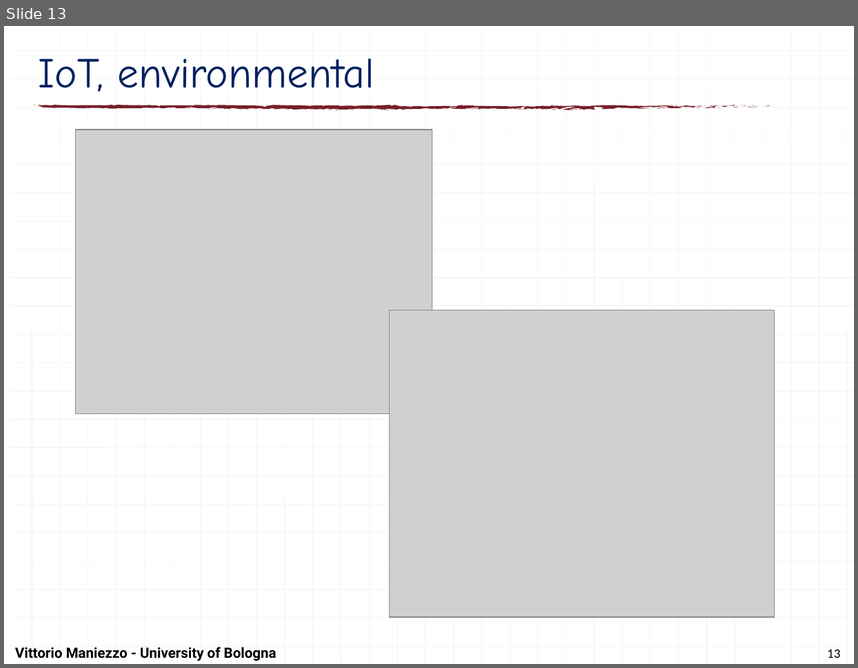
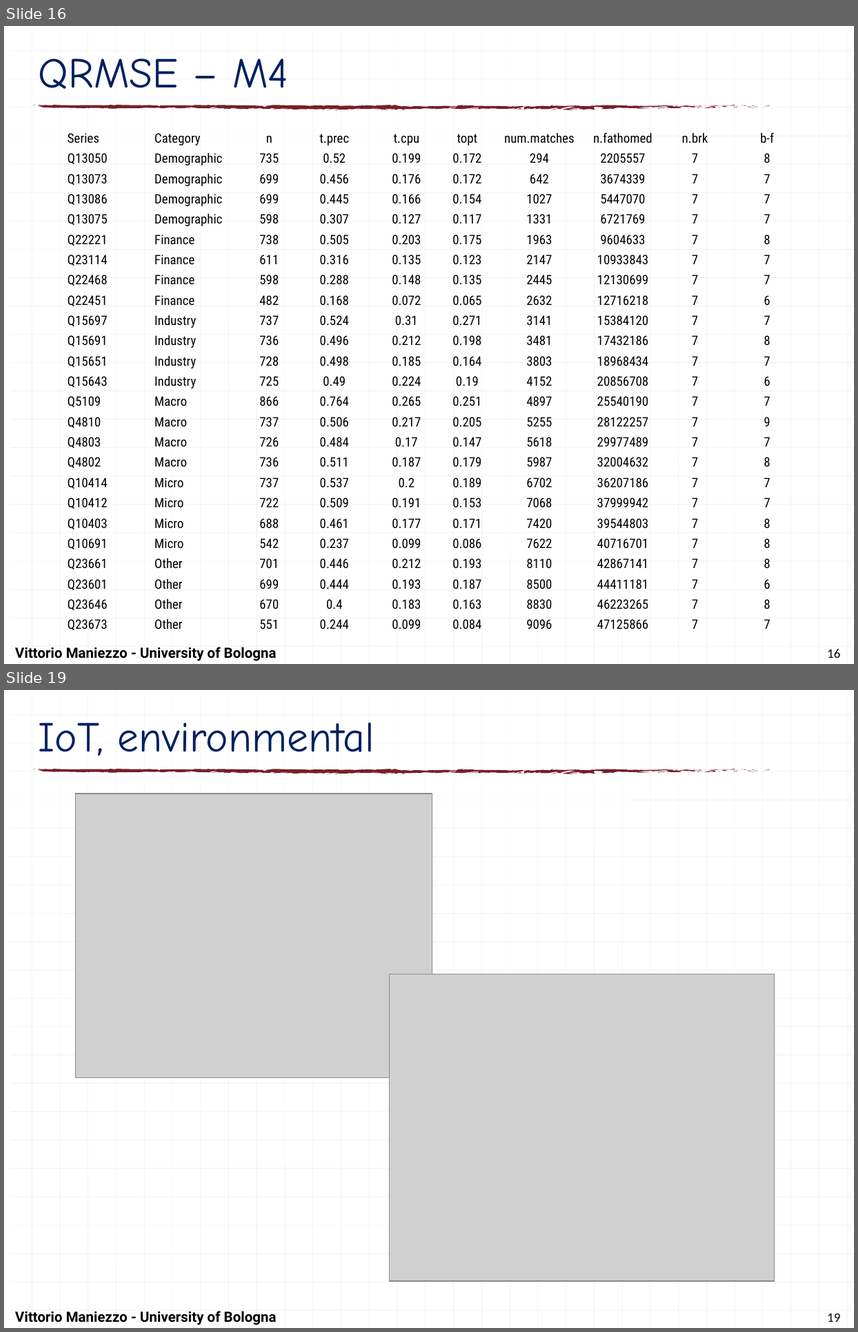
Before and after one commit to maniezzo/segmentation, a slide deck: doc/LION25_F&B/F&Bsegmentation.pptx. Shown one above the other, each under a label of ours: slide 13 before the commit, slides 16 and 19 after it; the slides between them are not shown. The pictures are 858x668 and 858x1332 pixels, drawn with LibreOffice and Linux fonts; fonts in the diff are those of the drawing; grey boxes stand for pictures. Boxes give left, top, right and bottom in pixels: in the first picture for what was removed or moved away, otherwise in the second. Text is boxed around its words. In the diff, an @@ line names an element or a change of style, - is before the commit and + after.

```diff
--- a/doc/LION25_F&B/F&Bsegmentation.pptx
+++ b/doc/LION25_F&B/F&Bsegmentation.pptx
@@ slide 16 added at [4,26,854,664], background #FFFFFF; not listed: 126 template elements that a slide beside it also shows @@
@@ title added at [38,58,288,89], 36 pt, text #002060 @@
+QRMSE – M4
@@ table added at [67,125,803,633], 25 rows, 10 columns @@
+Series | Category | n | t.prec | t.cpu | topt | num.matches | n.fathomed | n.brk | b-f
+Q13050 | Demographic | 735 | 0.52 | 0.199 | 0.172 | 294 | 2205557 | 7 | 8
+Q13073 | Demographic | 699 | 0.456 | 0.176 | 0.172 | 642 | 3674339 | 7 | 7
+Q13086 | Demographic | 699 | 0.445 | 0.166 | 0.154 | 1027 | 5447070 | 7 | 7
+Q13075 | Demographic | 598 | 0.307 | 0.127 | 0.117 | 1331 | 6721769 | 7 | 7
+Q22221 | Finance | 738 | 0.505 | 0.203 | 0.175 | 1963 | 9604633 | 7 | 8
+Q23114 | Finance | 611 | 0.316 | 0.135 | 0.123 | 2147 | 10933843 | 7 | 7
+Q22468 | Finance | 598 | 0.288 | 0.148 | 0.135 | 2445 | 12130699 | 7 | 7
+Q22451 | Finance | 482 | 0.168 | 0.072 | 0.065 | 2632 | 12716218 | 7 | 6
+Q15697 | Industry | 737 | 0.524 | 0.31 | 0.271 | 3141 | 15384120 | 7 | 7
+Q15691 | Industry | 736 | 0.496 | 0.212 | 0.198 | 3481 | 17432186 | 7 | 8
+Q15651 | Industry | 728 | 0.498 | 0.185 | 0.164 | 3803 | 18968434 | 7 | 7
+Q15643 | Industry | 725 | 0.49 | 0.224 | 0.19 | 4152 | 20856708 | 7 | 6
+Q5109 | Macro | 866 | 0.764 | 0.265 | 0.251 | 4897 | 25540190 | 7 | 7
+Q4810 | Macro | 737 | 0.506 | 0.217 | 0.205 | 5255 | 28122257 | 7 | 9
+Q4803 | Macro | 726 | 0.484 | 0.17 | 0.147 | 5618 | 29977489 | 7 | 7
+Q4802 | Macro | 736 | 0.511 | 0.187 | 0.179 | 5987 | 32004632 | 7 | 8
+Q10414 | Micro | 737 | 0.537 | 0.2 | 0.189 | 6702 | 36207186 | 7 | 7
+Q10412 | Micro | 722 | 0.509 | 0.191 | 0.153 | 7068 | 37999942 | 7 | 7
+Q10403 | Micro | 688 | 0.461 | 0.177 | 0.171 | 7420 | 39544803 | 7 | 8
+Q10691 | Micro | 542 | 0.237 | 0.099 | 0.086 | 7622 | 40716701 | 7 | 8
+Q23661 | Other | 701 | 0.446 | 0.212 | 0.193 | 8110 | 42867141 | 7 | 8
+Q23601 | Other | 699 | 0.444 | 0.193 | 0.187 | 8500 | 44411181 | 7 | 6
+Q23646 | Other | 670 | 0.4 | 0.183 | 0.163 | 8830 | 46223265 | 7 | 8
+Q23673 | Other | 551 | 0.244 | 0.099 | 0.084 | 9096 | 47125866 | 7 | 7
@@ text added at [15,646,277,661], 12 pt, text #000000, bold @@
+Vittorio Maniezzo - University of Bologna
@@ page number added at [827,648,840,657], 11 pt, text #000000 @@
+16
@@ what was slide 13 is now slide 19 @@
@@ page number at [827,1312,840,1321]: text changed @@
-13
+19
```
Also in this commit, not shown: 5 slides changed, 5 other slides added, 20 other files.
